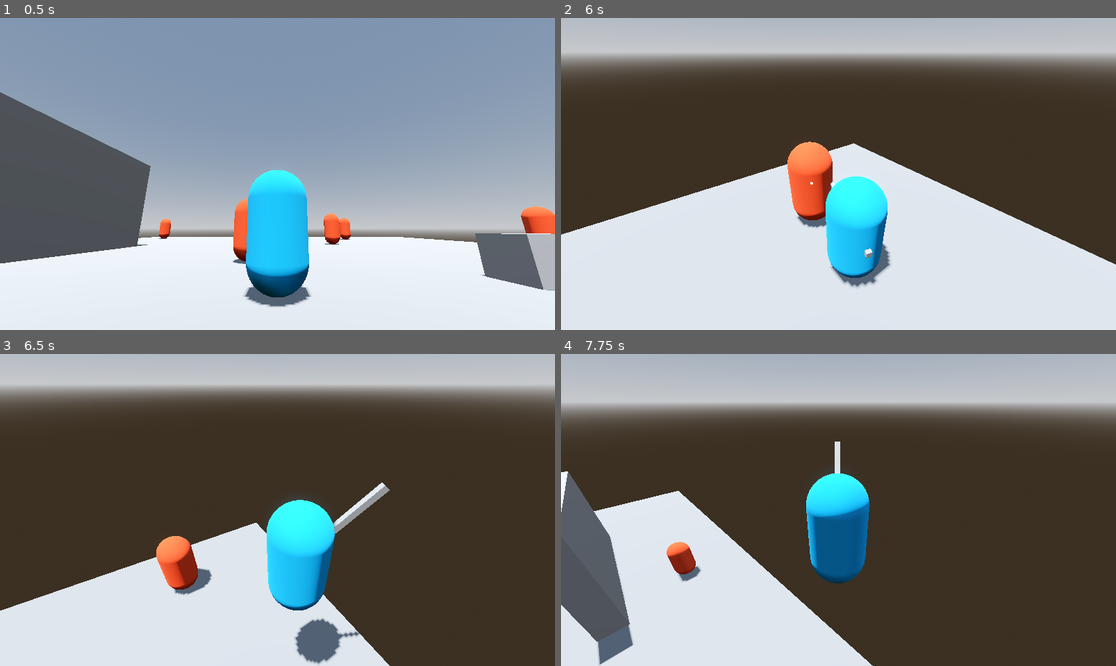
Above: before the commit, frames 1-4 (two rows, left to right).
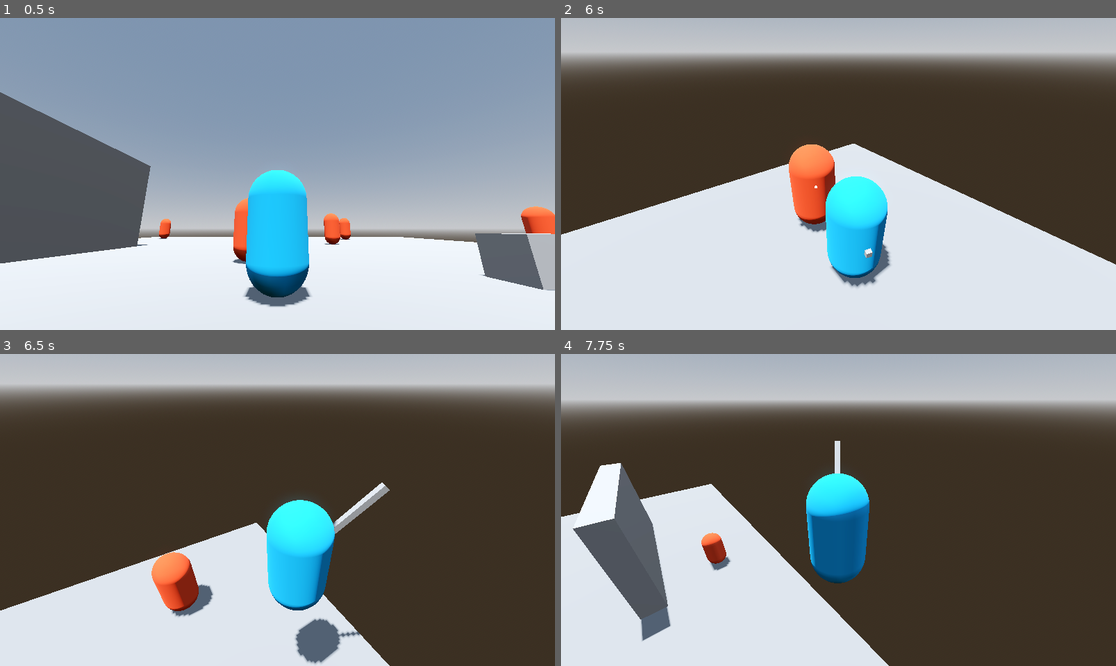
Above: after the commit, the same moments.

Repository: Snaiel/Godot4ThirdPersonCombatPrototype
Game: Godot game, scene res://scenes/Main.tscn
Two runs of this game, one before a commit and one after it. Both use one fixed random seed, a clock stepped at 60 frames per second and the inputs below.
Inputs (mouse positions are in pixels of both pictures, inside the frame that each line leads up to):
- Up to frame 1 (0.5 s): no input
- Up to frame 2 (6 s): move the mouse to (832, 180) at 0.52 s; hold W (forward) 0.53-2.78 s; tap Middle mouse button (lock_on) at 0.6, 1.55, 2.1, 2.85, 3.8, 4.35, 5.1 s; tap Space (jump) at 0.77, 1.52, 3.02, 3.77, 4.52 s; move the mouse to (877, 177) at 1.27 s; click (877, 177) at 1.35 s; move the mouse to (794, 170) at 2.02 s; move the mouse to (844, 174) at 2.77 s; hold A (left) 2.78-3.53 s; move the mouse to (816, 167) at 3.52 s; hold W (forward) 3.53-5.78 s; click (816, 167) at 3.6 s; move the mouse to (866, 174) at 4.27 s; move the mouse to (810, 174) at 5.02 s; move the mouse to (849, 167) at 5.77 s; hold D (right) from 5.78 s (still down); click (849, 167) at 5.85 s
- Up to frame 3 (6.5 s): keep holding D (right); tap Space (jump) at 6.02 s; tap Middle mouse button (lock_on) at 6.05 s
- Up to frame 4 (7.75 s): move the mouse to (832, 516) at 6.52 s; release D (right) at 6.53 s; hold W (forward) from 6.53 s (still down); tap Middle mouse button (lock_on) at 6.6, 7.35 s; tap Space (jump) at 6.77, 7.52 s; move the mouse to (877, 513) at 7.27 s

Frame 1 is identical in both runs. In frame 2, 0.5% of the frame differs, in the area x 0-99%, y 39-84%; in frame 3, 2.0%; in frame 4, 12%, in the area x 0-80%, y 15-100%.

Commit message:
enemy health, death, change lock on

Diff:
--- a/scenes/Enemy.tscn
+++ b/scenes/Enemy.tscn
@@ -1,7 +1,8 @@
-[gd_scene load_steps=6 format=3 uid="uid://cv8knl5vavfyy"]
+[gd_scene load_steps=7 format=3 uid="uid://cv8knl5vavfyy"]
 
 [ext_resource type="Script" path="res://scripts/enemy.gd" id="1_nrck3"]
-[ext_resource type="PackedScene" uid="uid://cko2lhqdu4n44" path="res://scenes/EntityHitbox.tscn" id="2_h2tgk"]
+[ext_resource type="PackedScene" uid="uid://cko2lhqdu4n44" path="res://scenes/HitboxComponent.tscn" id="2_h2tgk"]
+[ext_resource type="PackedScene" uid="uid://cq3fjofav3npm" path="res://scenes/HealthComponent.tscn" id="3_c0k3s"]
 
 [sub_resource type="StandardMaterial3D" id="StandardMaterial3D_t3wl8"]
 albedo_color = Color(0.898039, 0.278431, 0.137255, 1)
@@ -16,12 +17,17 @@
 collision_mask = 3
 script = ExtResource("1_nrck3")
 
-[node name="MeshInstance3D" type="MeshInstance3D" parent="."]
+[node name="Model" type="MeshInstance3D" parent="."]
 mesh = SubResource("CapsuleMesh_gkoum")
 
-[node name="CollisionShape3D" type="CollisionShape3D" parent="."]
+[node name="Collider" type="CollisionShape3D" parent="."]
 shape = SubResource("CapsuleShape3D_lwy87")
 
-[node name="EntityHitbox" parent="." instance=ExtResource("2_h2tgk")]
+[node name="HitboxComponent" parent="." instance=ExtResource("2_h2tgk")]
 
-[connection signal="weapon_hit" from="EntityHitbox" to="." method="_on_entity_hitbox_weapon_hit"]
+[node name="HealthComponent" parent="." node_paths=PackedStringArray("hitbox") instance=ExtResource("3_c0k3s")]
+hitbox = NodePath("../HitboxComponent")
+health = 20
+
+[connection signal="weapon_hit" from="HitboxComponent" to="." method="_on_entity_hitbox_weapon_hit"]
+[connection signal="zero_health" from="HealthComponent" to="." method="_on_health_component_zero_health"]
--- /dev/null
+++ b/scenes/HealthComponent.tscn
@@ -0,0 +1,6 @@
+[gd_scene load_steps=2 format=3 uid="uid://cq3fjofav3npm"]
+
+[ext_resource type="Script" path="res://scripts/health_component.gd" id="1_lh3s7"]
+
+[node name="HealthComponent" type="Node3D"]
+script = ExtResource("1_lh3s7")
--- a/scenes/EntityHitbox.tscn
+++ b/scenes/HitboxComponent.tscn
@@ -1,13 +1,13 @@
 [gd_scene load_steps=3 format=3 uid="uid://cko2lhqdu4n44"]
 
-[ext_resource type="Script" path="res://scripts/entity_hitbox.gd" id="1_gp3rr"]
+[ext_resource type="Script" path="res://scripts/hitbox_component.gd" id="1_4x2gt"]
 
 [sub_resource type="CapsuleShape3D" id="CapsuleShape3D_hdxcr"]
 
 [node name="EntityHitbox" type="Area3D"]
 collision_layer = 8
 collision_mask = 4
-script = ExtResource("1_gp3rr")
+script = ExtResource("1_4x2gt")
 
 [node name="CollisionShape3D" type="CollisionShape3D" parent="."]
 shape = SubResource("CapsuleShape3D_hdxcr")
--- a/scenes/Main.tscn
+++ b/scenes/Main.tscn
@@ -44,6 +44,8 @@
 
 [node name="Main" type="Node3D"]
 
+[node name="UserInterface" parent="." instance=ExtResource("3_hlhuw")]
+
 [node name="WorldEnvironment" type="WorldEnvironment" parent="."]
 environment = SubResource("Environment_32f71")
 
@@ -79,30 +81,12 @@
 transform = Transform3D(1, 0, 0, 0, 1, 0, 0, 0, 1, 0, 2, 0)
 mesh = SubResource("BoxMesh_2up1i")
 
-[node name="DirectionalLight3D" type="DirectionalLight3D" parent="."]
+[node name="DirectionalLight3D" type="DirectionalLight3D" parent="World"]
 transform = Transform3D(1, 0, 0, 0, 0.258819, 0.965926, 0, -0.965926, 0.258819, 0, 32.9971, 0)
 shadow_enabled = true
 
 [node name="Player" parent="." instance=ExtResource("2_thr8q")]
 transform = Transform3D(1, 0, 0, 0, 1, 0, 0, 0, 1, 0, 2, 7.57123)
-
-[node name="LockOnSystem" type="Area3D" parent="Player" node_paths=PackedStringArray("player", "potential_target")]
-transform = Transform3D(1, 0, 0, 0, 1, 0, 0, 0, 1, 0, -2, -7.57123)
-collision_layer = 0
-collision_mask = 8
-script = ExtResource("4_qiriw")
-player = NodePath("..")
-potential_target = NodePath("../../Enemies/Enemy")
-change_target_mouse_threshold = 60
-change_target_wait_time = 0.5
-
-[node name="EnemyDetectionSphere" type="CollisionShape3D" parent="Player/LockOnSystem"]
-shape = SubResource("SphereShape3D_bb732")
-
-[node name="ChangeTargetTimer" type="Timer" parent="Player/LockOnSystem"]
-wait_time = 0.5
-
-[node name="UserInterface" parent="." instance=ExtResource("3_hlhuw")]
 
 [node name="Enemies" type="Node3D" parent="."]
 
@@ -124,7 +108,22 @@
 [node name="Enemy6" parent="Enemies" instance=ExtResource("2_oia4d")]
 transform = Transform3D(1, 0, 0, 0, 1, 0, 0, 0, 1, 12.0914, 2, 1.43307)
 
-[connection signal="body_entered" from="Player/LockOnSystem" to="Player/LockOnSystem" method="_on_body_entered"]
-[connection signal="lock_on" from="Player/LockOnSystem" to="Player" method="_on_lock_on_system_lock_on"]
-[connection signal="lock_on" from="Player/LockOnSystem" to="UserInterface" method="_on_lock_on_system_lock_on"]
-[connection signal="timeout" from="Player/LockOnSystem/ChangeTargetTimer" to="Player/LockOnSystem" method="_on_change_target_timer_timeout"]
+[node name="LockOnSystem" type="Area3D" parent="." node_paths=PackedStringArray("player", "potential_target")]
+collision_layer = 0
+collision_mask = 8
+script = ExtResource("4_qiriw")
+player = NodePath("../Player")
+potential_target = NodePath("../Enemies/Enemy")
+change_target_mouse_threshold = 60
+change_target_wait_time = 0.5
+
+[node name="EnemyDetectionSphere" type="CollisionShape3D" parent="LockOnSystem"]
+shape = SubResource("SphereShape3D_bb732")
+
+[node name="ChangeTargetTimer" type="Timer" parent="LockOnSystem"]
+wait_time = 0.5
+
+[connection signal="body_entered" from="LockOnSystem" to="LockOnSystem" method="_on_body_entered"]
+[connection signal="lock_on" from="LockOnSystem" to="UserInterface" method="_on_lock_on_system_lock_on"]
+[connection signal="lock_on" from="LockOnSystem" to="Player" method="_on_lock_on_system_lock_on"]
+[connection signal="timeout" from="LockOnSystem/ChangeTargetTimer" to="LockOnSystem" method="_on_change_target_timer_timeout"]
--- a/scripts/enemy.gd
+++ b/scripts/enemy.gd
@@ -1,5 +1,7 @@
 class_name Enemy
 extends CharacterBody3D
+
+signal death(enemy)
 
 @export var friction = 0.05
 
@@ -24,3 +26,8 @@
 
 func _on_entity_hitbox_weapon_hit(_damage, knockback):
 	get_hit(knockback)
+
+
+func _on_health_component_zero_health():
+	death.emit(self)
+	queue_free()
--- /dev/null
+++ b/scripts/health_component.gd
@@ -0,0 +1,15 @@
+extends Node3D
+
+signal zero_health
+
+@export var hitbox: HitboxComponent
+@export var health = 100
+
+# Called when the node nters the scene tree for the first time.
+func _ready():
+	hitbox.weapon_hit.connect(decrement_health)
+
+func decrement_health(damage, _knockback):
+	health -= damage
+	if health <= 0:
+		zero_health.emit()
--- a/scripts/entity_hitbox.gd
+++ b/scripts/hitbox_component.gd
@@ -1,3 +1,4 @@
+class_name HitboxComponent
 extends Area3D
 
 signal weapon_hit(damage: int, knockback: float)
--- a/scripts/lock_on_system.gd
+++ b/scripts/lock_on_system.gd
@@ -36,6 +36,7 @@
 			enemy = null
 		else:
 			_choose_lock_on_enemy()
+
 		lock_on.emit(enemy)
 		print(enemy)
 
@@ -56,15 +57,22 @@
 			can_change_target = false
 			_change_target_timer.start()
 
-func _on_body_entered(body):
+func _on_body_entered(body: Enemy):
 	if body not in _enemies_nearby:
 		_enemies_nearby.append(body)
+		body.death.connect(_enemy_death)
 
-func _on_body_exited(body):
+func _on_body_exited(body: Enemy):
 	_enemies_nearby.erase(body)
+	body.death.disconnect(_enemy_death)
 
 func _on_change_target_timer_timeout():
 	can_change_target = true
+
+func _enemy_death(e):
+	_enemies_nearby.erase(e)
+	_choose_lock_on_enemy()
+	lock_on.emit(enemy)
 
 func _can_see_enemy(e: Enemy) -> bool:
 	var can_see: bool = true
@@ -93,7 +101,7 @@
 	var cam = get_viewport().get_camera_3d()
 
 	for e in _enemies_nearby:
-		if cam.is_position_in_frustum(e.position) and _can_see_enemy(e):
+		if e != enemy and cam.is_position_in_frustum(e.position) and _can_see_enemy(e):
 			enemies.append(e)
 
 	return enemies
@@ -110,8 +118,8 @@
 		enemy = null
 		return
 
-	print(enemies_in_frustum)
 	for e in enemies_in_frustum:
+		print("CHOOSING?? ", e)
 		var dist = viewport_center.distance_to(cam.unproject_position(e.position))
 
 		if closest_enemy == null or dist < closest_dist:
--- a/scripts/sword.gd
+++ b/scripts/sword.gd
@@ -11,4 +11,4 @@
 		_animation_player.play("Strike")
 
 func register_weapon_impact():
-	weapon_impact.emit(10, 5)
+	weapon_impact.emit(10, 2)
